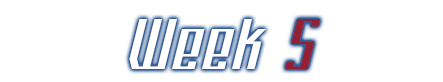
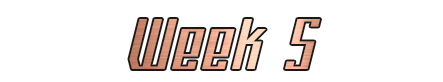
Comparing the layer stacks of the two 443 × 82 images. Changes:
added layer "Layer 1" above "Week 5" over (124, 14, 325, 74)
